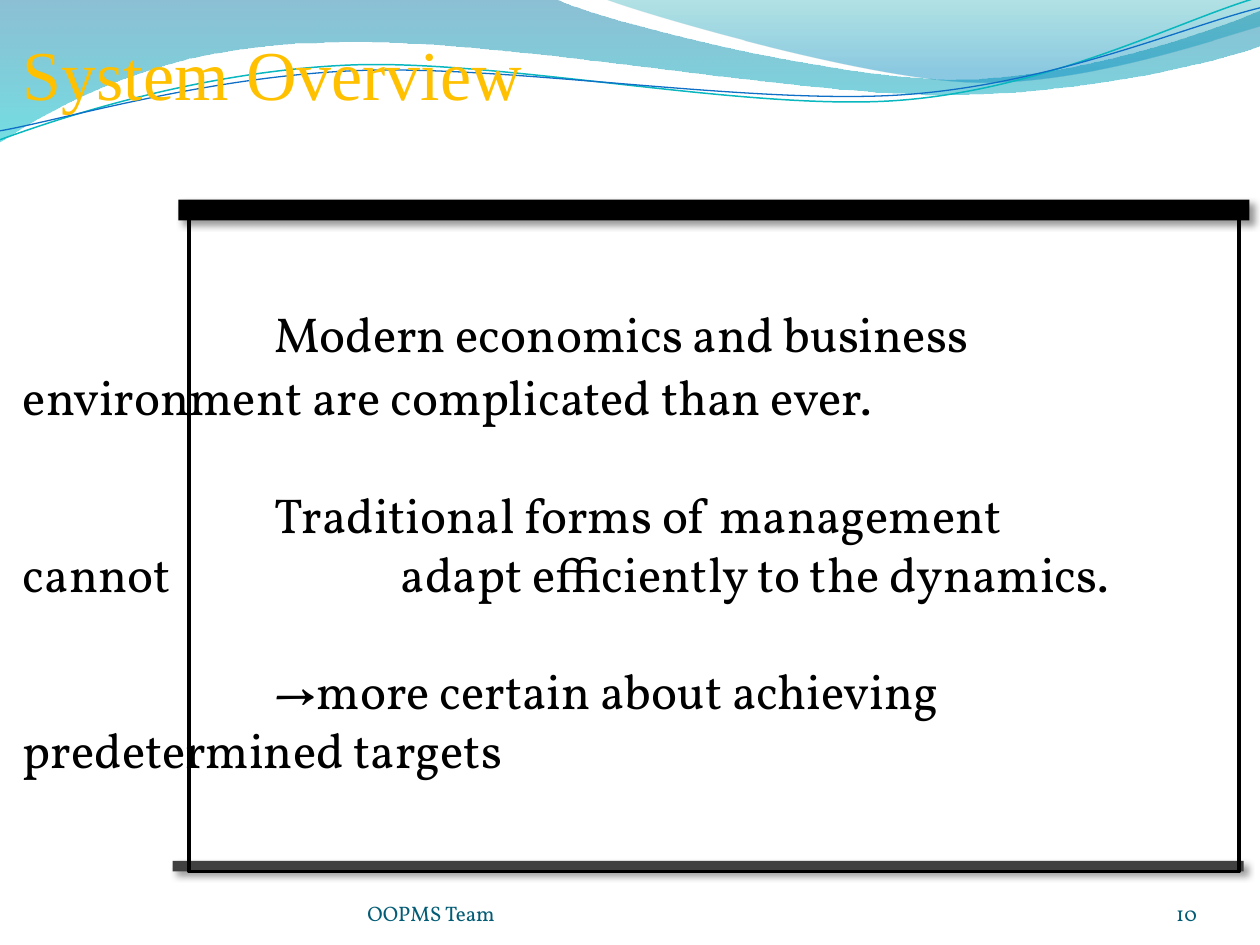
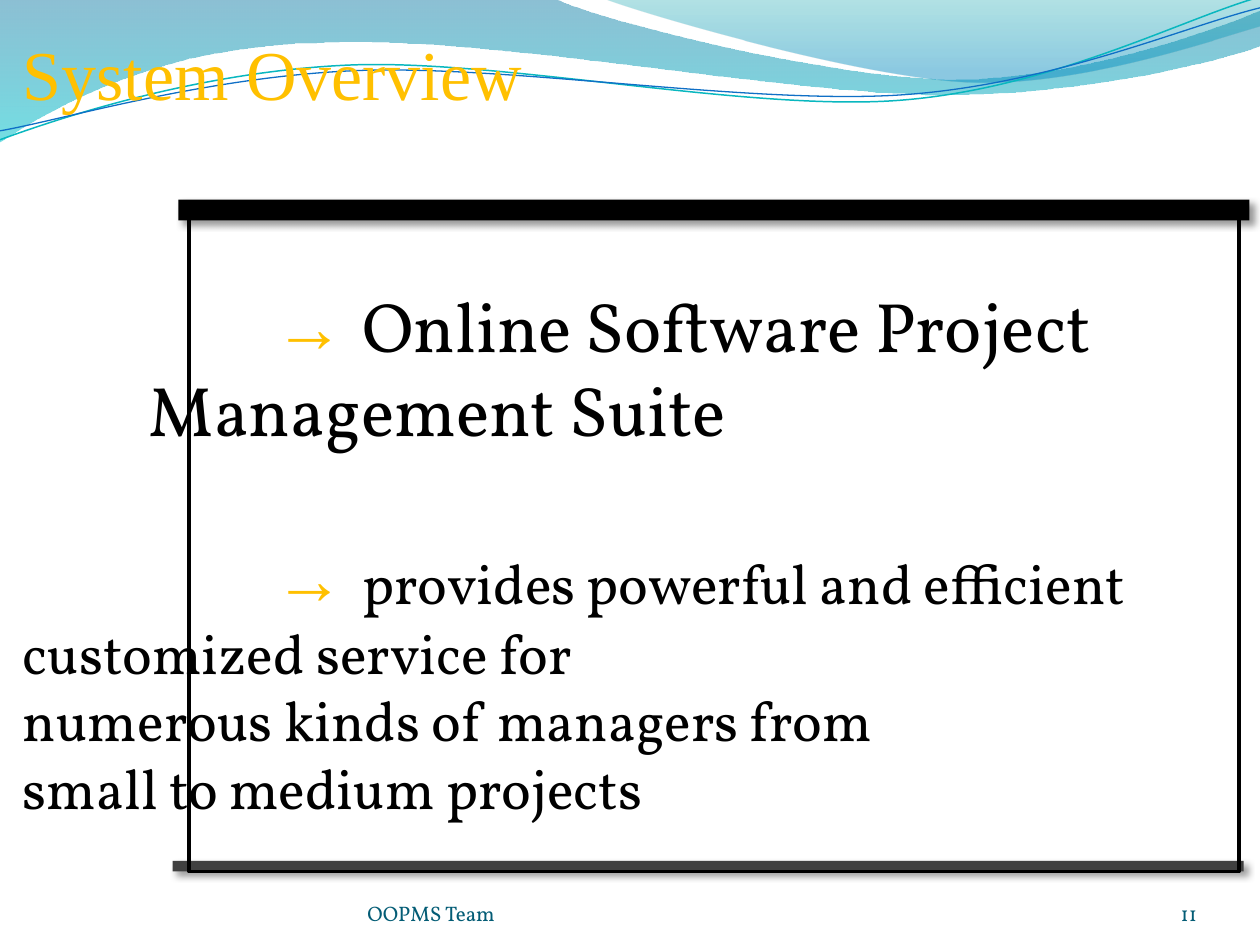
Before and after one commit to gofpattern/oopms, a slide deck: slide 11 of Document/Report/Presentation/OOPMS_Presentation_v1.0.pptx (slide 10 before the commit). Drawn at 1260x945 pixels with LibreOffice and Linux fonts; fonts in the diff are those of the drawing; background and template pictures are left out. Boxes give left, top, right and bottom in pixels: in the first picture for what was removed or moved away, otherwise in the second. Text is boxed around its words. In the diff, an @@ line names an element or a change of style, - is before the commit and + after.

```diff
--- a/Document/Report/Presentation/OOPMS_Presentation_v1.0.pptx
+++ b/Document/Report/Presentation/OOPMS_Presentation_v1.0.pptx
@@ text at (23, 302, 1125, 834): text changed; size 28 to 32 pt @@
-Modern economics and business environment are complicated than ever.
-Traditional forms of management cannot adapt efficiently to the dynamics.
-→more certain about achieving predetermined targets
+→ Online Software Project Management Suite
+→ provides powerful and efficient customized service for numerous kinds of managers from small to medium projects
@@ page number at (1181, 910, 1197, 921): text changed @@
-10
+11
```
Also in this commit, not shown: 8 other slides changed, 2 slides added, 3 slides removed, 1 other file.
